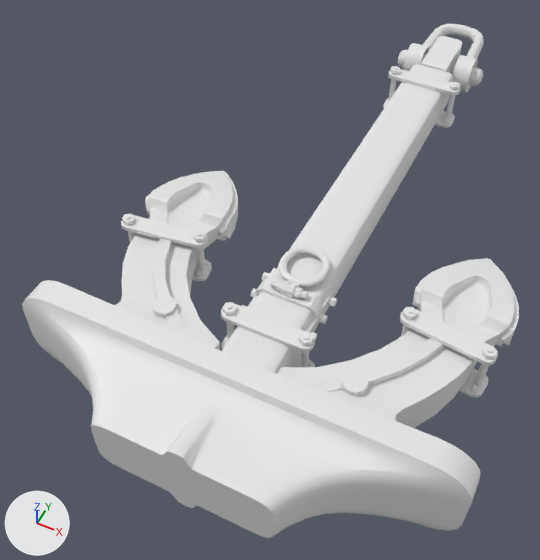
Before and after pictures for a commit that changed the Blender file 3D Related/Blend/Anchor.blend.
Rendered twice from a 50 mm camera at (0.71, -2.28, 2.45) aimed at (-0.25, -0.35, 0.04). Arrows for +X, +Y and +Z are at lower left; the lights stay in place.

In view in the first picture: 'Anchor1_low'.
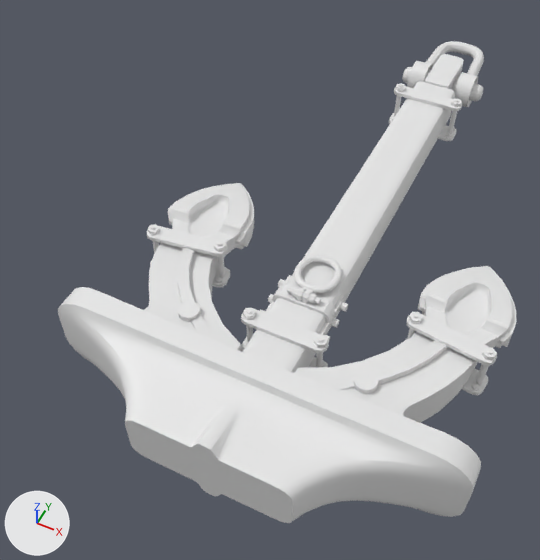
Where the change shows, as pixel boxes [x1, y1, x2, y2] in the pictures (540 x 560 px; the box of a moved part takes in the faces that stretch with it):
'Anchor1_low', reshaped, moved (8% narrower, 9% shorter): before [22, 24, 519, 538]; after [58, 54, 517, 523]
'Anchor2_low', added: after [147, 41, 497, 396]
part 1 of me_cube, moved or reshaped: before [221, 36, 462, 374]; after [243, 54, 464, 373]
part 2 of me_cube, rebuilt (8% narrower, 7% shorter): before [22, 171, 519, 538]; after [58, 183, 517, 523]
part 3 of me_cube, deleted: before [121, 24, 498, 398]

Diff of the bpy script that builds the scene:
```diff
--- a/3D Related/Blend/Anchor.blend.py
+++ b/3D Related/Blend/Anchor.blend.py
@@ me_cube @@
 # used by ob_anchor1_low; location = (0.0, 0.0, 0.364)
-me_cube.from_pydata(...)  # 3270 vertices, 3446 faces; spans x -0.8..0.8, y -1.46..1.46, z -0.19..0.19
+me_cube.from_pydata(...)  # 1092 vertices, 1313 faces; spans x -0.8..0.8, y -1.32..1.33, z 0.0..0.37
+# me_cube part 1: the loose piece of 47 vertices spanning x -0.1..0.1, y -1.18..1.19, z -0.09..0.09 is moved by (0.0, 0.14, 0.19)
+# me_cube part 2: the loose piece of 1045 vertices spanning x -0.8..0.8, y -1.46..-0.14, z -0.19..0.19 is rebuilt with 1045 vertices and now spans x -0.8..0.8, y -1.32..0.0, z 0.0..0.37
+# me_cube part 3: 71 loose pieces with 2178 vertices, spanning x -0.73..0.73, y -1.0..1.46, z -0.09..0.13, are deleted
@@ me_cube_001 @@
+me_cube_001.from_pydata(...)  # 2162 vertices, 2137 faces; spans x -0.73..0.73, y -0.87..1.6, z 0.09..0.32
+me_cube_001.polygons.foreach_set('use_smooth', [True] * 2137)
@@ ob_anchor1_low @@
 ob_anchor1_low = bpy.data.objects.new('Anchor1_low', me_cube)
-ob_anchor1_low.location = (0.0, 0.0, 0.364)
+ob_anchor1_low.location = (0.0, 0.0, 0.0)
@@ ob_anchor2_low @@
+ob_anchor2_low = bpy.data.objects.new('Anchor2_low', me_cube_001)
+ob_anchor2_low.location = (0.0, 0.0, 0.0)
```
